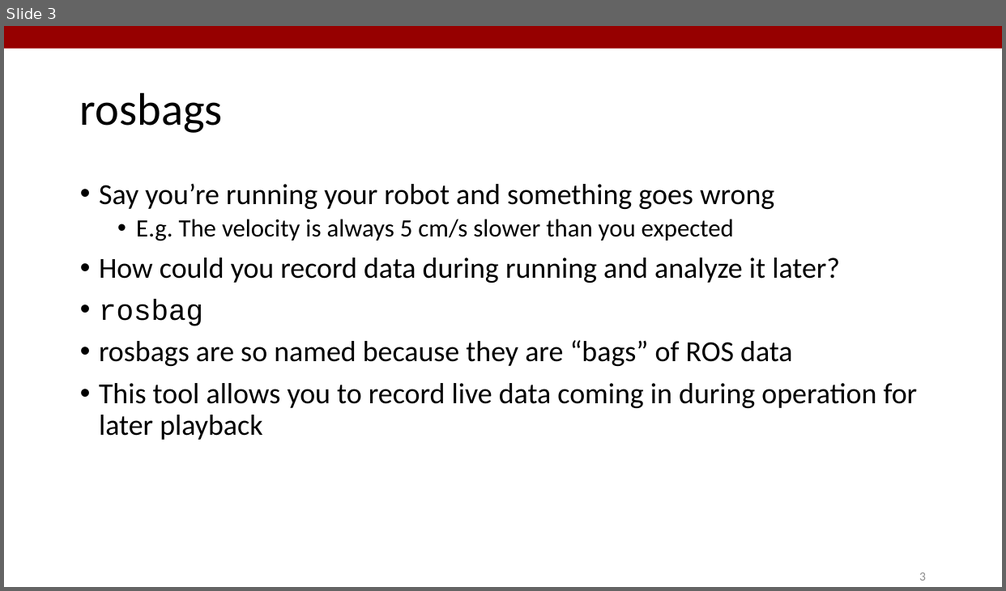
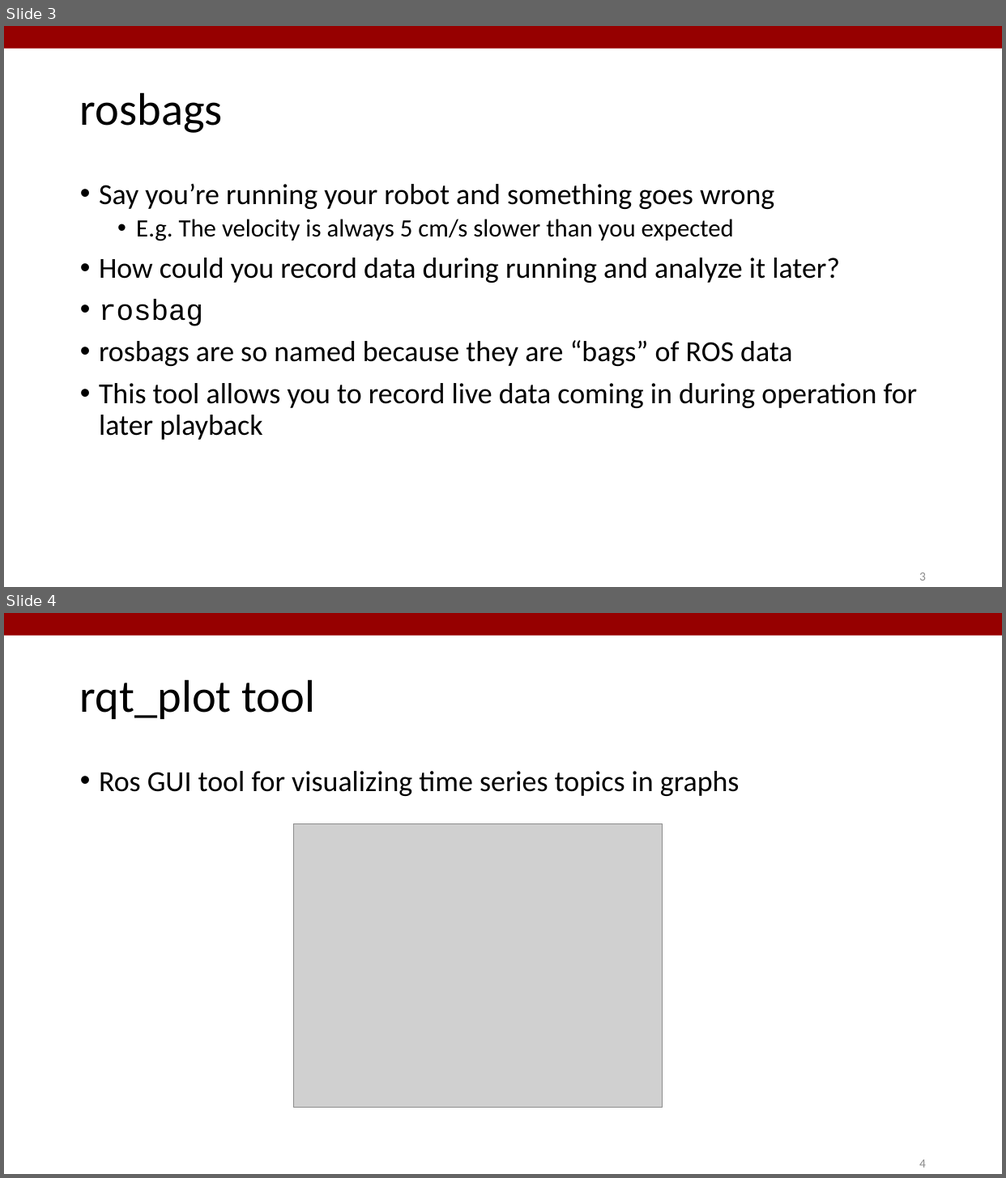
Before and after one commit to pol-francesch/AA274A_SECTIONS, a slide deck: s6/slides/s6.pptx. Shown one above the other, each under a label of ours: slide 3 before the commit, slides 3 and 4 after it. The pictures are 1006x591 and 1006x1178 pixels, drawn with LibreOffice and Linux fonts; fonts in the diff are those of the drawing; grey boxes stand for pictures. Boxes give left, top, right and bottom in pixels: in the first picture for what was removed or moved away, otherwise in the second. Text is boxed around its words. In the diff, an @@ line names an element or a change of style, - is before the commit and + after.

```diff
--- a/s6/slides/s6.pptx
+++ b/s6/slides/s6.pptx
@@ slide 4 added at (4, 613, 1002, 1174), background #FFFFFF; not listed: 1 template element that a slide beside it also shows @@
@@ title added at (80, 679, 316, 719), 44 pt, text #000000 @@
+rqt_plot tool
@@ text added at (99, 771, 739, 796), 28 pt, text #000000 @@
+• Ros GUI tool for visualizing time series topics in graphs
@@ picture added at (294, 824, 662, 1108) @@
@@ page number added at (919, 1160, 926, 1168), 12 pt, text #8C8C8C @@
+4
```
Also in this commit, not shown: 8 other files.
